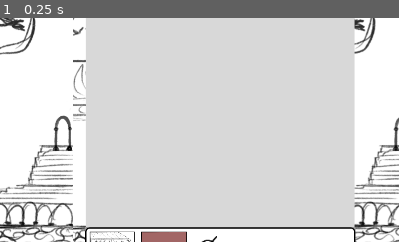
Above: before the commit, frame 1.
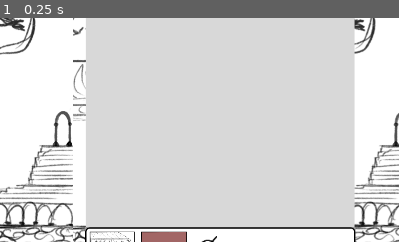
Above: after the commit, the same moment.

Repository: gfezzuog/GGJ2026
Game: Godot game, scene res://Scenes/Main/Main.tscn
Same seed, same stepped clock (60 frames per second), same inputs: the game is played once before the commit and once after it. The project has no main scene, so this scene is started directly.
Inputs:
- Up to frame 1 (0.25 s): no input
The pictures show only the part of the screen within x 50-100%, y 26-76%; the shares and areas given below are measured in that part.

The runs differ from the first frame. In frame 1, 0.5% of the frame differs, in the area x 13-100%, y 41-60%.

Commit message:
piccolo commit

Diff:
--- a/ggj-2026/Scenes/Levels/Level_0.tscn
+++ b/ggj-2026/Scenes/Levels/Level_0.tscn
@@ -85,7 +85,7 @@
 position = Vector2(31, 621)
 
 [node name="Door" parent="HBoxContainer/Canvas" instance=ExtResource("3_clgyd")]
-position = Vector2(940, 460)
+position = Vector2(940, 449)
 
 [node name="FixedCollisionShapes" type="Control" parent="HBoxContainer/Canvas"]
 anchors_preset = 0
--- a/ggj-2026/Scenes/OBJs/Obj.gd
+++ b/ggj-2026/Scenes/OBJs/Obj.gd
@@ -117,14 +117,13 @@
 # dell'oggetto. Poi, se le coordinate ottenute "cadono" dentro l'oggetto, vengono disattivate
 # le relative collisioni
 func disableCollision(x, y):
-	print(self)
-	print("coordinate: " + str(x) + " " + str(y))
-	print("pos 0: ", pos[0])
-	print("pos 1: ", pos[1])
-	#14,11
-	# pos di spine e' 8,10
-	var xLocal = x - pos[0]  # 6 -> colonna
-	var yLocal = y - pos[1]  # 1 -> riga
+	#print(self)
+	#print("coordinate: " + str(x) + " " + str(y))
+	#print("pos 0: ", pos[0])
+	#print("pos 1: ", pos[1])
+
+	var xLocal = x - pos[0]  # -> colonna
+	var yLocal = y - pos[1]  # -> riga
 
 	# se le coordinate cadono dentro l'oggetto
 	if (xLocal >= 0 and xLocal < size[0] and yLocal >= 0 and yLocal < size[1]):		# CORRETTO
@@ -136,7 +135,7 @@
 		#print(collisionShapes)
 		#print(xLocal*size[0] + yLocal)
 		if (collisionShape != null):
-			print("la collision esiste")
+			#print("la collision esiste")
 			# passo la collision shape allo shader
 			collisionShapesForShader.append(collisionShape)
 
